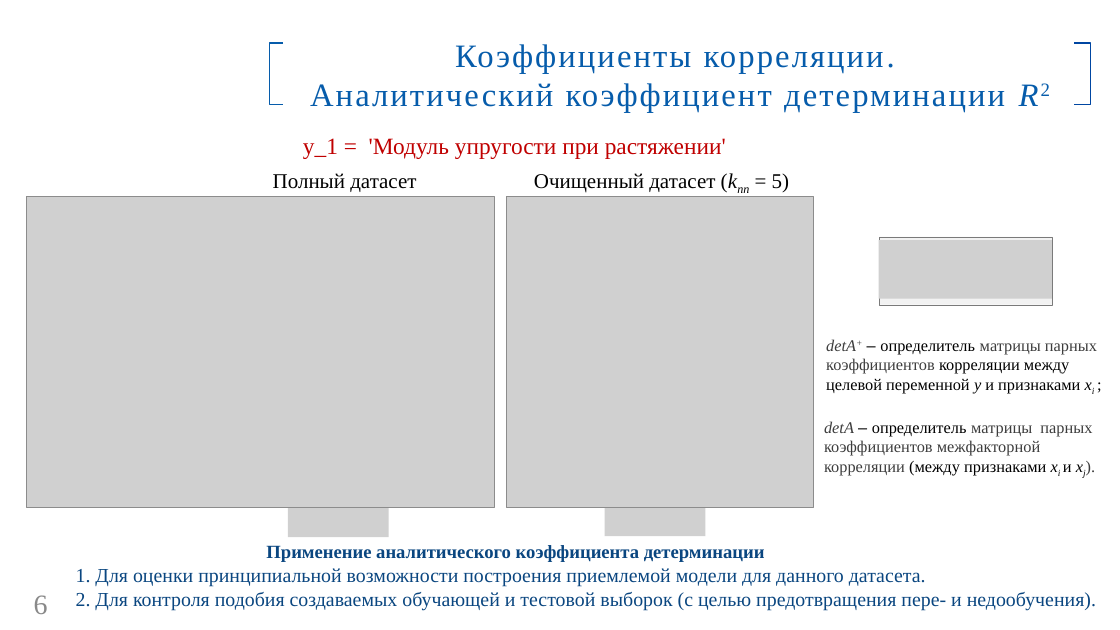
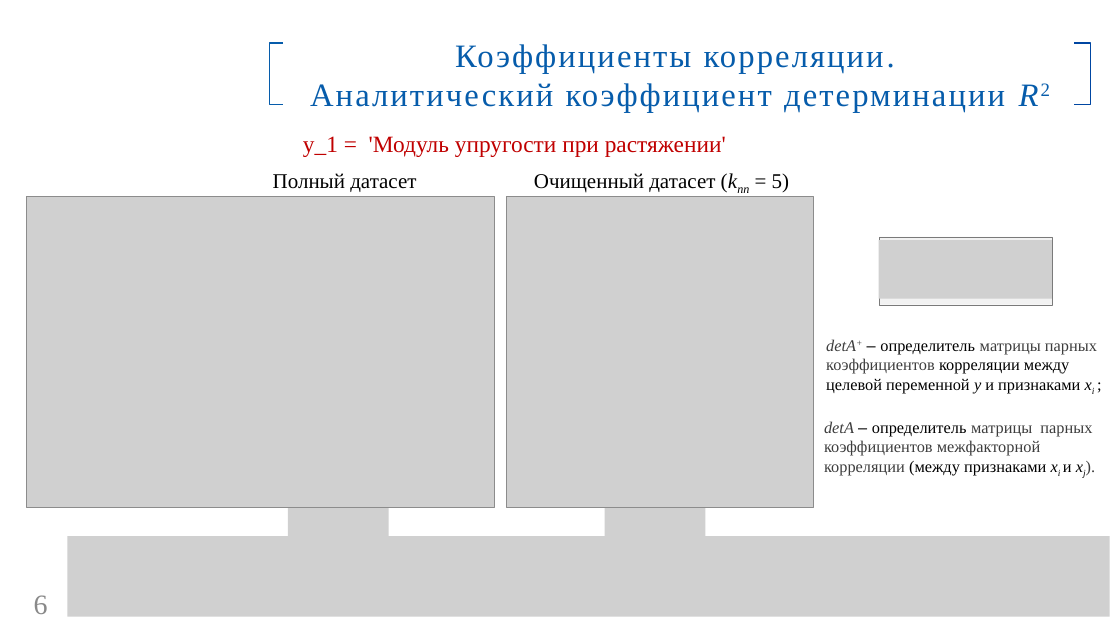
Before and after one commit to GorshkovAndrey/BMSTU, a slide deck: slide 6 of Для защиты ВКР/Презентация ВКР. Горшков А. В..pptx. Drawn at 1120x630 pixels with LibreOffice and Linux fonts; fonts in the diff are those of the drawing; grey boxes stand for pictures; background and template pictures are left out. Boxes give left, top, right and bottom in pixels: in the first picture for what was removed or moved away, otherwise in the second. Text is boxed around its words. In the diff, an @@ line names an element or a change of style, - is before the commit and + after.

```diff
--- a/Для защиты ВКР/Презентация ВКР. Горшков А. В..pptx
+++ b/Для защиты ВКР/Презентация ВКР. Горшков А. В..pptx
@@ picture added at <box>67,536,1110,617</box> @@
@@ text removed at <box>76,545,1096,611</box> @@
-Применение аналитического коэффициента детерминации
-1. Для оценки принципиальной возможности построения приемлемой модели для данного датасета.
-2. Для контроля подобия создаваемых обучающей и тестовой выборок (с целью предотвращения пере- и недообучения).
```
Also in this commit, not shown: 1 other file.
